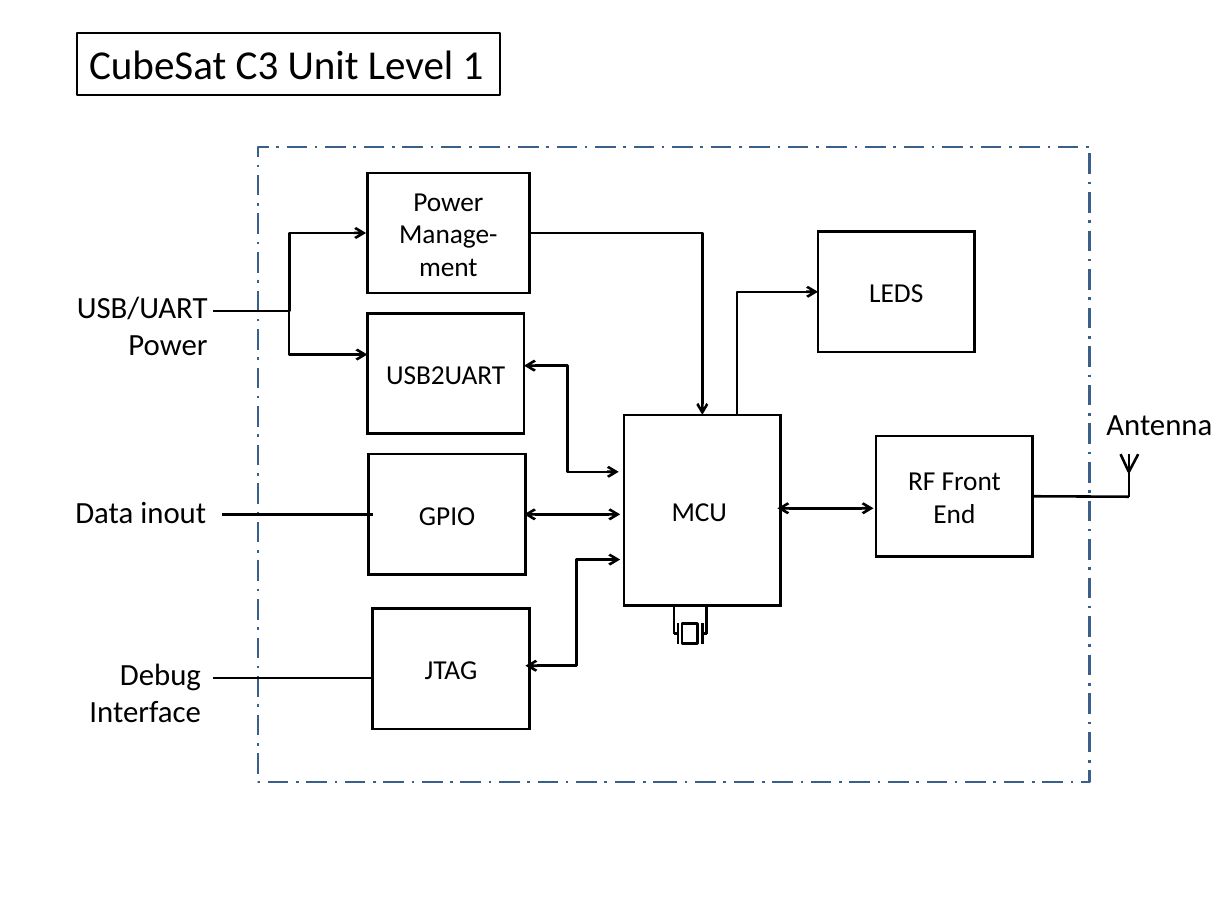
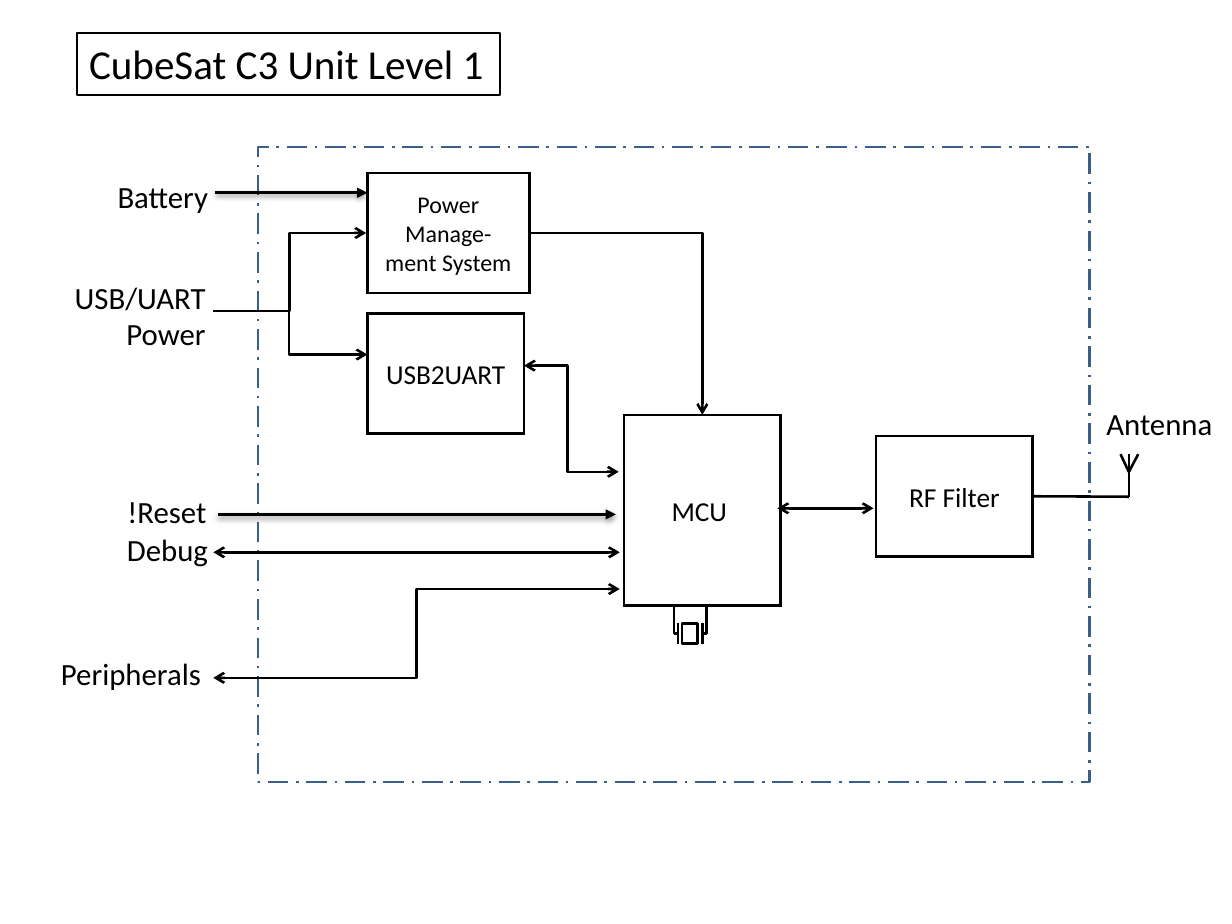
Before and after one commit to wrh2/sputnik, a slide deck: slide 2 of HW5_Design_Diagrams/T05 _ CUBESAT HW05.pptx. Drawn at 1232x924 pixels with LibreOffice and Linux fonts; fonts in the diff are those of the drawing. Boxes give left, top, right and bottom in pixels: in the first picture for what was removed or moved away, otherwise in the second. Text is boxed around its words. In the diff, an @@ line names an element or a change of style, - is before the commit and + after.

```diff
--- a/HW5_Design_Diagrams/T05 _ CUBESAT HW05.pptx
+++ b/HW5_Design_Diagrams/T05 _ CUBESAT HW05.pptx
@@ rectangle added at [43, 171, 221, 203], fill #FFFFFF, 18 pt, text #000000 @@
+Battery
@@ arrow added from (216, 192) to (367, 192), #000000 2 pt @@
@@ text in rectangle at [405, 197, 491, 246]: size 16 to 14 pt in "Power Manage-" @@
@@ text in rectangle at [385, 255, 511, 275]: text changed; size 16 to 14 pt @@
-ment
+ment System
@@ rectangle "USB/UART Power": place and size @@
-rectangle "USB/UART Power" at [43, 282, 221, 314]
+rectangle "USB/UART Power" at [41, 272, 218, 304]
@@ text in rectangle at [127, 502, 206, 524]: text changed @@
-Data inout
+!Reset
@@ text in rectangle at [909, 488, 1000, 508]: text changed @@
-RF Front End
+RF Filter
@@ rectangle added at [47, 525, 221, 552], fill #FFFFFF, 18 pt, text #000000 @@
+Debug
@@ arrow added from (218, 515) to (616, 515), #000000 2 pt @@
@@ line moved from (222, 515) - (372, 515) to (213, 552) - (620, 552) @@
@@ line (213, 552) - (620, 552): line to double arrow @@
@@ elbow double arrow moved from (526, 665) - (620, 559) to (213, 678) - (620, 589) @@
@@ text in rectangle at [61, 663, 201, 690]: text changed @@
-Debug Interface
+Peripherals
@@ group removed at [213, 232, 975, 729]: 3 rectangles, 1 double arrow, 1 elbow arrow, 1 line @@
-LEDS
-GPIO
-JTAG
```
Also in this commit, not shown: 4 other slides changed, 1 slide removed, 1 other file.
